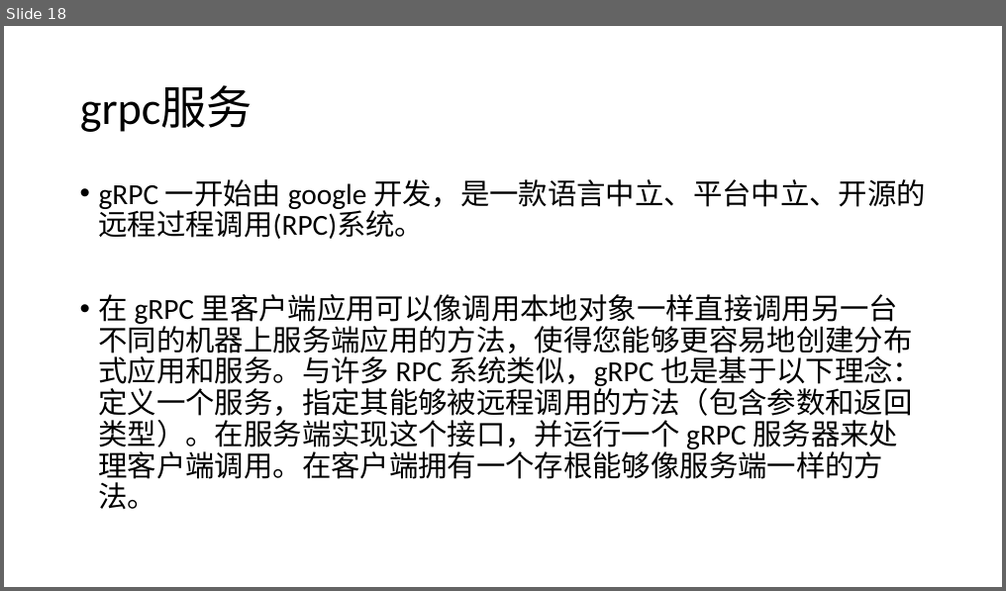
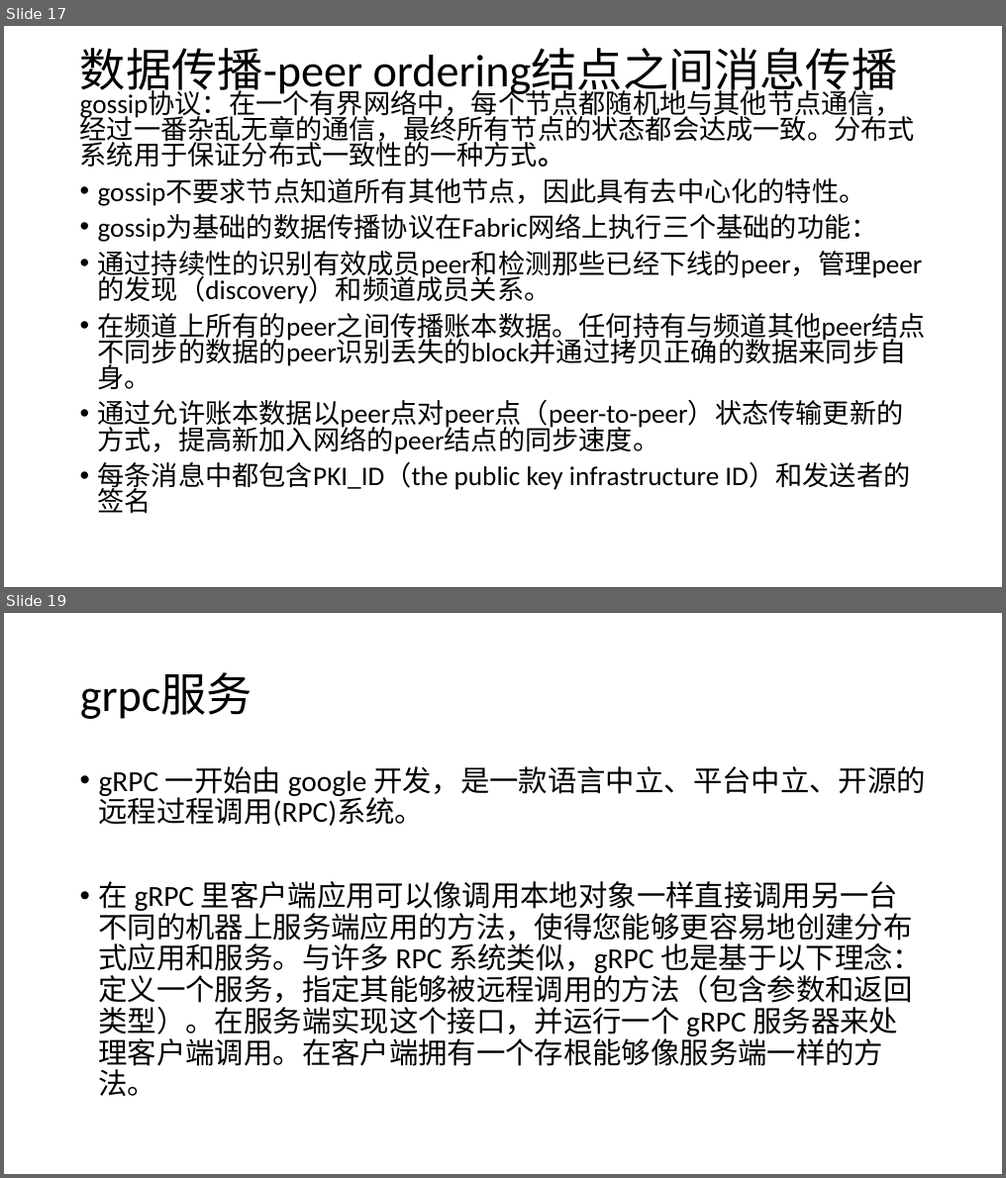
Before and after one commit to db1600800/fabric, a slide deck: 区块链基础概念.ppt. Shown one above the other, each under a label of ours: slide 18 before the commit, slides 17 and 19 after it; the slides between them are not shown. The pictures are 1006x591 and 1006x1178 pixels, drawn with LibreOffice and Linux fonts; fonts in the diff are those of the drawing. Boxes give left, top, right and bottom in pixels: in the first picture for what was removed or moved away, otherwise in the second. Text is boxed around its words. In the diff, an @@ line names an element or a change of style, - is before the commit and + after.

Commit message:
df
df

```diff
--- a/区块链基础概念.ppt
+++ b/区块链基础概念.ppt
@@ slide 17 added at [4,26,1002,587], background #FFFFFF @@
@@ title added at [80,48,898,98], 44 pt, text #000000 @@
+数据传播-peer ordering结点之间消息传播
@@ text added at [80,90,926,513], 25.9 pt, text #000000 @@
+gossip协议：在一个有界网络中，每个节点都随机地与其他节点通信，经过一番杂乱无章的通信，最终所有节点的状态都会达成一致。分布式系统用于保证分布式一致性的一种方式。
+• gossip不要求节点知道所有其他节点，因此具有去中心化的特性。
+• gossip为基础的数据传播协议在Fabric网络上执行三个基础的功能：
+• 通过持续性的识别有效成员peer和检测那些已经下线的peer，管理peer的发现（discovery）和频道成员关系。
+• 在频道上所有的peer之间传播账本数据。任何持有与频道其他peer结点不同步的数据的peer识别丢失的block并通过拷贝正确的数据来同步自身。
+• 通过允许账本数据以peer点对peer点（peer-to-peer）状态传输更新的方式，提高新加入网络的peer结点的同步速度。
+• 每条消息中都包含PKI_ID（the public key infrastructure ID）和发送者的签名
@@ what was slide 18 is now slide 19 @@
```
Also in this commit, not shown: 1 slide changed, 1 other slide added, 1 slide removed.
